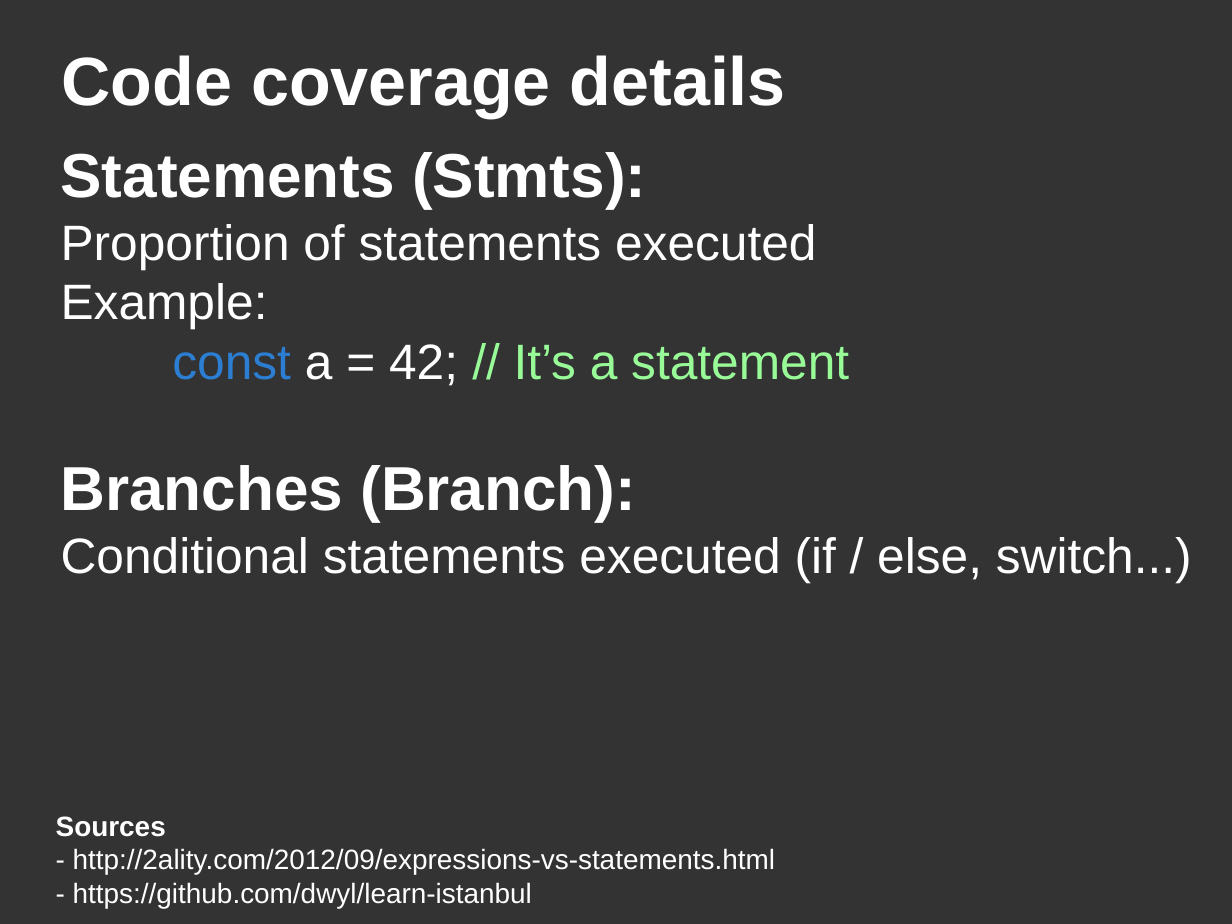
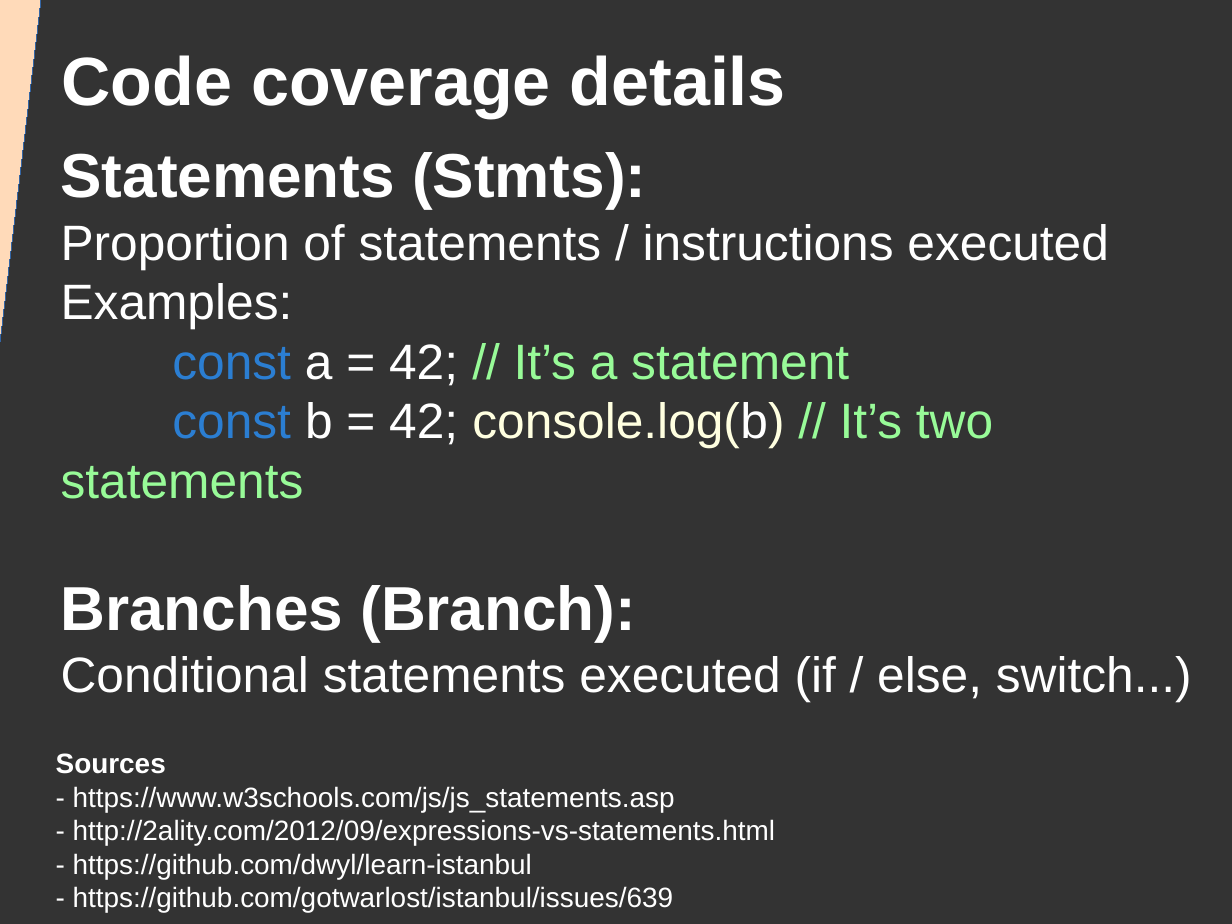
Before and after one commit to DanYellow/presentations, a slide deck: slide 19 of unit-tests/presentation.odp. Drawn at 1232x924 pixels with LibreOffice and Linux fonts; fonts in the diff are those of the drawing. Boxes give left, top, right and bottom in pixels: in the first picture for what was removed or moved away, otherwise in the second. Text is boxed around its words. In the diff, an @@ line names an element or a change of style, - is before the commit and + after.

```diff
--- a/unit-tests/presentation.odp
+++ b/unit-tests/presentation.odp
@@ right triangle added at (0, 0, 56, 436), fill #FFDAB9, outline #3465A4 0 pt @@
@@ title at (61, 152, 1192, 701): text changed @@
-Statements (Stmts):
-Proportion of statements executed
-Example:
-const a = 42; // It’s a statement
-Branches (Branch):
-Conditional statements executed (if / else, switch...)
+Statements (Stmts):
+Proportion of statements / instructions executed
+Examples:
+const a = 42; // It’s a statement
+const b = 42; console.log(b) // It’s two statements
+Branches (Branch):
+Conditional statements executed (if / else, switch...)
@@ text "Sources": place and size @@
-text "Sources" at (56, 816, 775, 908)
+text "Sources" at (56, 753, 775, 913)
@@ text at (73, 786, 675, 812): paragraph added @@
+- https://www.w3schools.com/js/js_statements.asp
@@ text at (73, 853, 674, 913): text changed @@
-- https://github.com/dwyl/learn-istanbul
+- https://github.com/dwyl/learn-istanbul
+- https://github.com/gotwarlost/istanbul/issues/639
```
Also in this commit, not shown: 26 other slides changed, 1 slide added, 9 other files.
